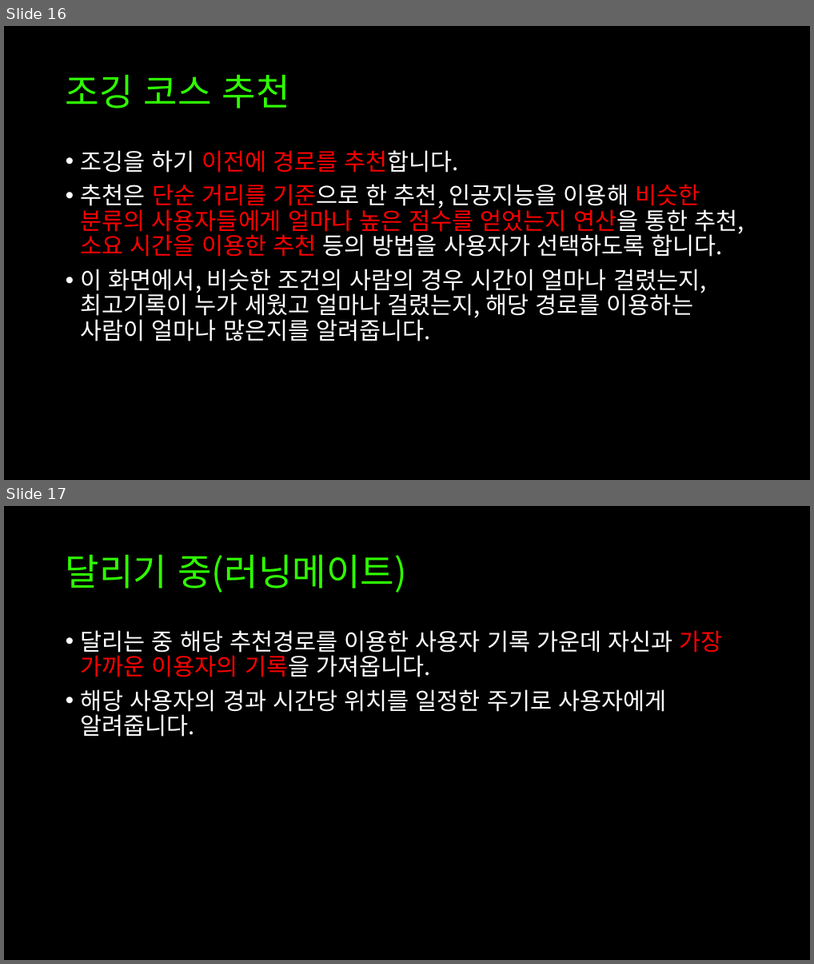
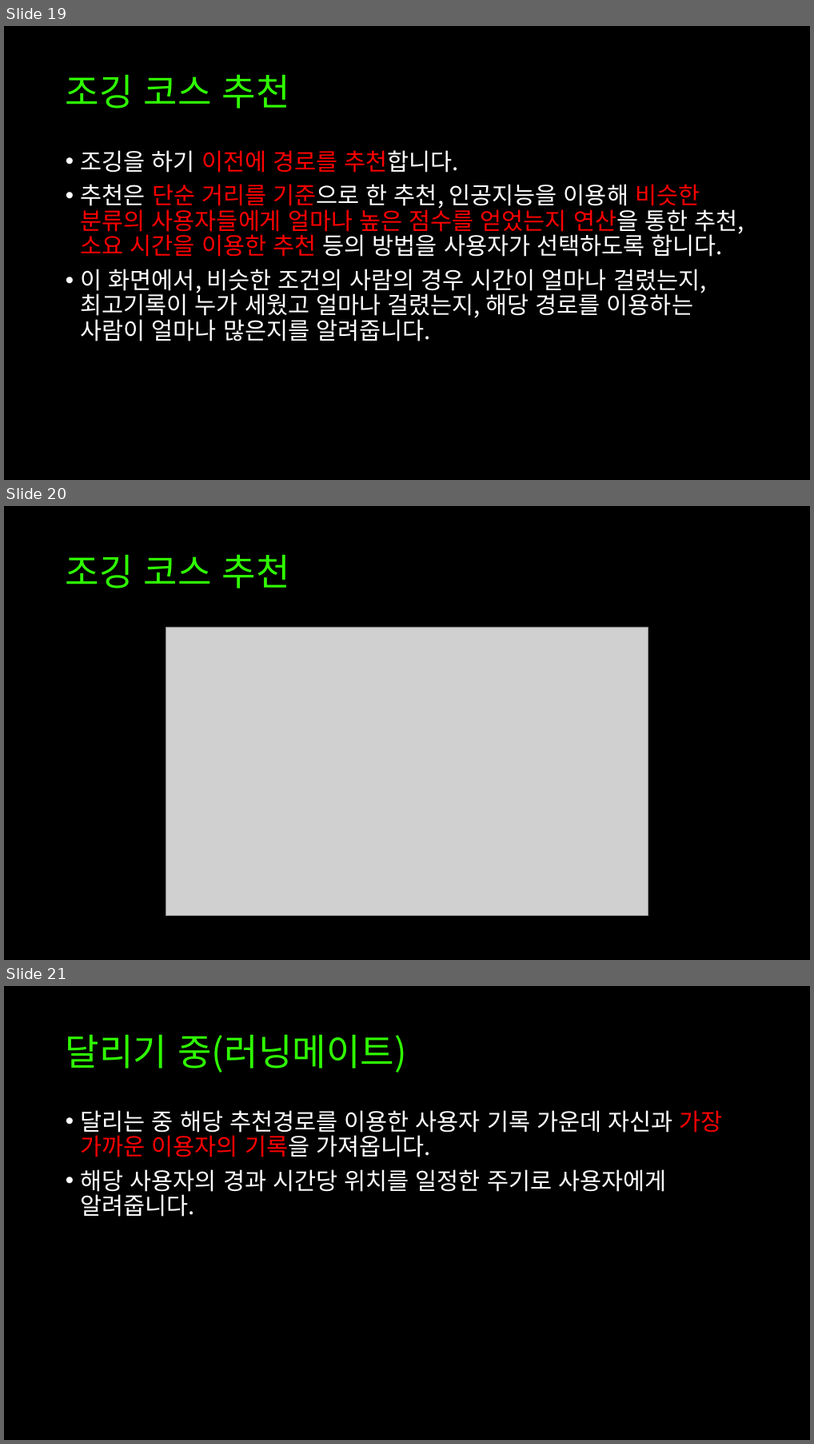
Before and after one commit to pram11/cbnu_opensourceproj, a slide deck: 03_4주차 과제/오픈소스전문프로젝트_Report#02-1_10조.pptx. Shown one above the other, each under a label of ours: slides 16 and 17 before the commit, slides 19, 20 and 21 after it. The pictures are 814x964 and 814x1444 pixels, drawn with LibreOffice and Linux fonts; fonts in the diff are those of the drawing; grey boxes stand for pictures. Boxes give left, top, right and bottom in pixels: in the first picture for what was removed or moved away, otherwise in the second. Text is boxed around its words. In the diff, an @@ line names an element or a change of style, - is before the commit and + after.

```diff
--- a/03_4주차 과제/오픈소스전문프로젝트_Report#02-1_10조.pptx
+++ b/03_4주차 과제/오픈소스전문프로젝트_Report#02-1_10조.pptx
@@ slide 20 added at (x1=4, y1=506, x2=810, y2=960), background #000000 @@
@@ title added at (x1=66, y1=554, x2=290, y2=588), 44 pt, text #2FFF00 @@
+조깅 코스 추천
@@ picture added at (x1=166, y1=627, x2=648, y2=916) @@
@@ what was slide 16 is now slide 19 @@
@@ what was slide 17 is now slide 21 @@
```
Also in this commit, not shown: 3 other slides added.
